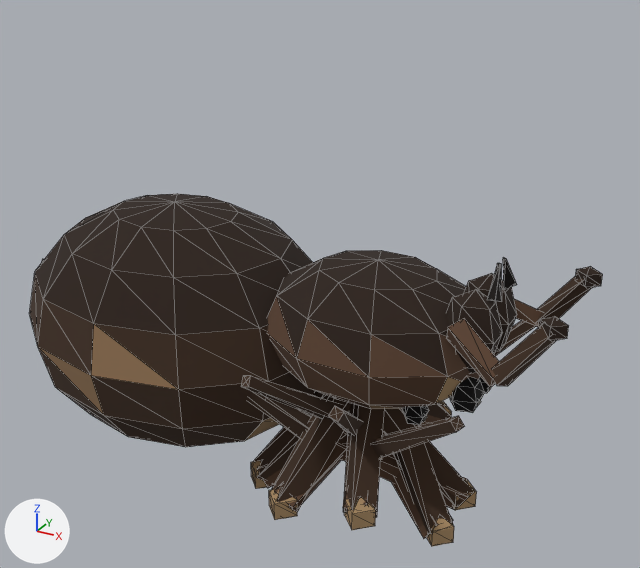
The glTF model game/assets/models/creatures-wolf-spider-dead.glb: old version first, new version second.
The view is the same before and after, from a 50 mm camera at (15.4, -28.6, 21.5) aimed at (-0.7, 0.7, 6.8). The axes (+X, +Y, +Z) are drawn at lower left. The lights are the same throughout. The picture after the commit comes second. Mesh edges are drawn as thin lines. Where no turn or scale is listed for an object, it has been applied to the vertices. Vertices at exactly the same position are counted once.
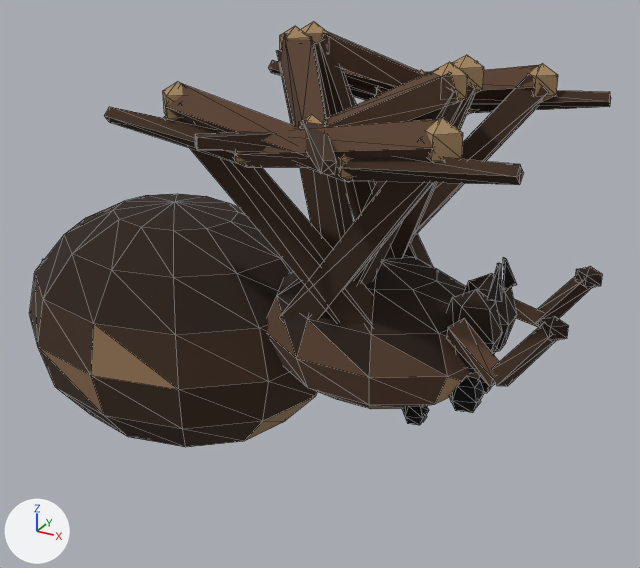
Changed parts and their boxes [x1, y1, x2, y2] in the pictures (640 x 568 px; the box of a moved part takes in the faces that stretch with it):
'Mesh_0', reshaped (21% taller): before [29, 194, 603, 546]; after [29, 21, 611, 447]
part 1 of me_mesh_0, moved or reshaped: before [269, 489, 297, 520]; after [163, 81, 183, 121]
part 2 of me_mesh_0, moved or reshaped (not visible before): after [338, 156, 353, 182]
part 3 of me_mesh_0, moved or reshaped (not visible before): after [280, 26, 311, 50]
part 4 of me_mesh_0, moved or reshaped (not visible before): after [302, 114, 324, 126]
part 5 of me_mesh_0, moved or reshaped: before [274, 431, 348, 509]; after [195, 131, 274, 152]
part 6 of me_mesh_0, moved or reshaped: before [251, 392, 311, 438]; after [104, 106, 239, 164]
part 7 of me_mesh_0, moved or reshaped: before [344, 498, 375, 530]; after [426, 117, 463, 163]
part 8 of me_mesh_0, moved or reshaped (not visible afterwards): before [418, 404, 446, 426]
part 9 of me_mesh_0, moved or reshaped (not visible before): after [300, 21, 329, 52]
part 10 of me_mesh_0, moved or reshaped: before [453, 479, 477, 510]; after [452, 55, 484, 94]
part 11 of me_mesh_0, moved or reshaped (not visible afterwards): before [440, 401, 452, 418]
part 12 of me_mesh_0, moved or reshaped (not visible before): after [268, 60, 376, 100]
part 13 of me_mesh_0, moved or reshaped: before [427, 519, 454, 546]; after [529, 64, 558, 101]
part 14 of me_mesh_0, added (brown): after [165, 83, 524, 185]
part 15 of me_mesh_0, added: after [343, 69, 611, 113]
part 16 of me_mesh_0, deleted: before [241, 321, 536, 518]
part 17 of me_mesh_0, moved or reshaped: before [253, 391, 474, 539]; after [163, 32, 549, 326]

Diff of the bpy script that builds the scene:
```diff
--- a/game/assets/models/creatures-wolf-spider-dead.glb.py
+++ b/game/assets/models/creatures-wolf-spider-dead.glb.py
@@ me_mesh_0 @@
 # used by ob_mesh_0; location = (0.0, 0.0, 8.0)
-me_mesh_0.from_pydata(...)  # 986 vertices, 1588 faces; spans x -15.3..10.1, y -6.1..6.1, z -10.5..1.6
+me_mesh_0.from_pydata(...)  # 982 vertices, 1588 faces; spans x -15.3..10.1, y -7.6..7.6, z -9.5..9.2
+# me_mesh_0 part 1: the loose piece of 10 vertices spanning x -0.4..0.9, y -4.8..-3.5, z -9.3..-7.8 is moved by (-3.3, -0.7, 15.6)
+# me_mesh_0 part 2: the loose piece of 10 vertices spanning x 2.5..3.5, y -2.3..-1.4, z -7.1..-6.0 is moved by (0.5, -3.4, 12.5)
+# me_mesh_0 part 3: the loose piece of 10 vertices spanning x 0.9..1.9, y -1.8..-0.8, z -6.3..-5.2 is scaled about its middle by 1.36, then moved by (-2.4, 0.6, 14.3)
+# me_mesh_0 part 4: the loose piece of 10 vertices spanning x 1.6..2.5, y -1.9..-0.9, z -6.6..-5.5 is moved by (-0.3, -3.0, 12.6)
+# me_mesh_0 part 5: the loose piece of 10 vertices spanning x -0.3..2.6, y -4.4..1.6, z -9.2..-5.6 is multiplied about its middle by the matrix ((0.276, -0.397, -0.356), (-0.507, -0.319, -0.037), (-0.165, 0.318, -0.482)), then moved by (-0.7, -4.1, 13.8)
+# me_mesh_0 part 6: the loose piece of 10 vertices spanning x -4.3..0.7, y -4.6..-1.5, z -6.9..-2.3 is multiplied about its middle by the matrix ((0.604, 0.377, -0.446), (-0.569, 0.525, -0.326), (0.133, 0.536, 0.633)), then moved by (-1.1, -2.2, 10.8)
+# me_mesh_0 part 7: the loose piece of 10 vertices spanning x 2.9..4.2, y -4.6..-3.3, z -8.7..-7.2 is moved by (2.9, -1.1, 14.9)
+# me_mesh_0 part 8: the loose piece of 10 vertices spanning x 1.0..4.1, y -1.6..4.3, z -8.6..-5.3 is multiplied about its middle by the matrix ((0.343, -0.468, 0.245), (-0.524, -0.339, 0.087), (0.068, -0.251, -0.574)), then moved by (0.4, 4.6, 13.5)
+# me_mesh_0 part 9: the loose piece of 10 vertices spanning x -0.1..0.8, y 1.4..2.3, z -7.1..-6.0 is scaled about its middle by 1.36, then moved by (-1.3, -1.2, 15.1)
+# me_mesh_0 part 10: the loose piece of 10 vertices spanning x 5.1..6.4, y 0.6..1.9, z -10.5..-9.0 is moved by (-0.8, -0.5, 17.5)
+# me_mesh_0 part 11: the loose piece of 10 vertices spanning x 2.9..4.2, y 3.3..4.6, z -8.7..-7.2 is scaled about its middle by 0.733, then moved by (-1.8, 0.3, 14.2)
+# me_mesh_0 part 12: the loose piece of 10 vertices spanning x -4.3..0.7, y 1.5..4.6, z -6.9..-2.3 is multiplied about its middle by the matrix ((0.604, -0.377, -0.446), (0.569, 0.525, 0.326), (0.133, -0.536, 0.633)), then moved by (-1.1, 2.2, 10.8)
+# me_mesh_0 part 13: the loose piece of 10 vertices spanning x 5.1..6.4, y -1.9..-0.6, z -10.5..-9.0 is moved by (0.6, 6.3, 16.7)
+# me_mesh_0 part 14: a new loose piece of 19 vertices spanning x -3.2..8.9, y -5.8..-4.1, z 5.4..7.7, in mat_material_0
+# me_mesh_0 part 15: a new loose piece of 19 vertices spanning x -3.2..8.9, y 4.1..5.8, z 5.4..7.7, in mat_material_0
+# me_mesh_0 part 16: 12 loose pieces with 118 vertices, spanning x -3.0..7.5, y -6.1..6.1, z -10.5..-2.3, are deleted
+# me_mesh_0 part 17: 54 vertices moved from x -0.8..4.1, y -2.9..2.9, z -5.7..-0.9 to x -0.7..3.9, y -3.3..3.2, z -2.0..1.9; 86 vertices removed from x -2.9..6.4, y -4.7..4.7, z -10.3..-1.0; 162 vertices added at x -3.5..6.9, y -7.6..5.8, z -1.8..9.0
+# other edits to the shape of me_mesh_0 do not show in these pictures
 me_mesh_0.materials.append(mat_material_0)
```
